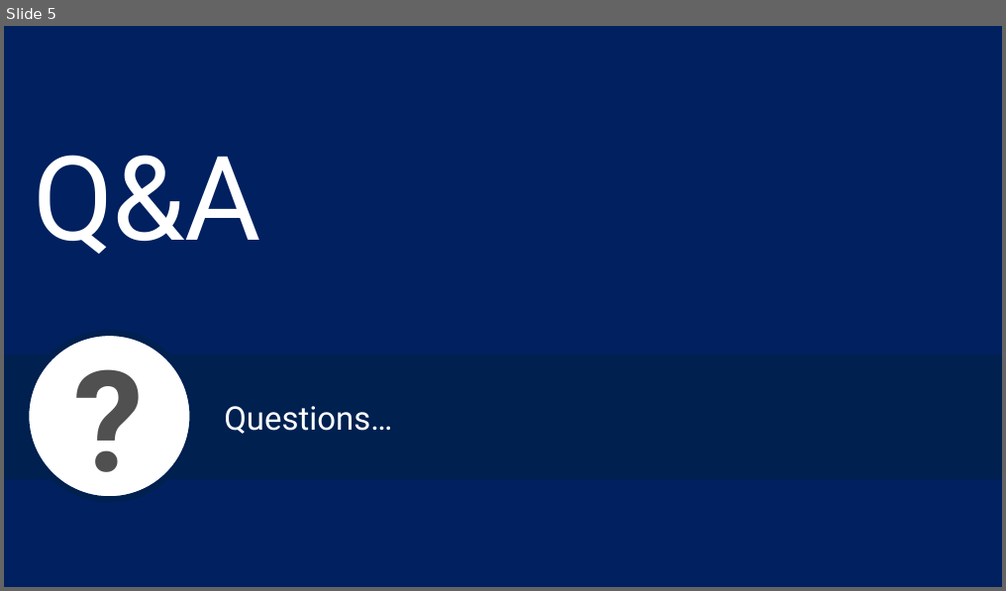
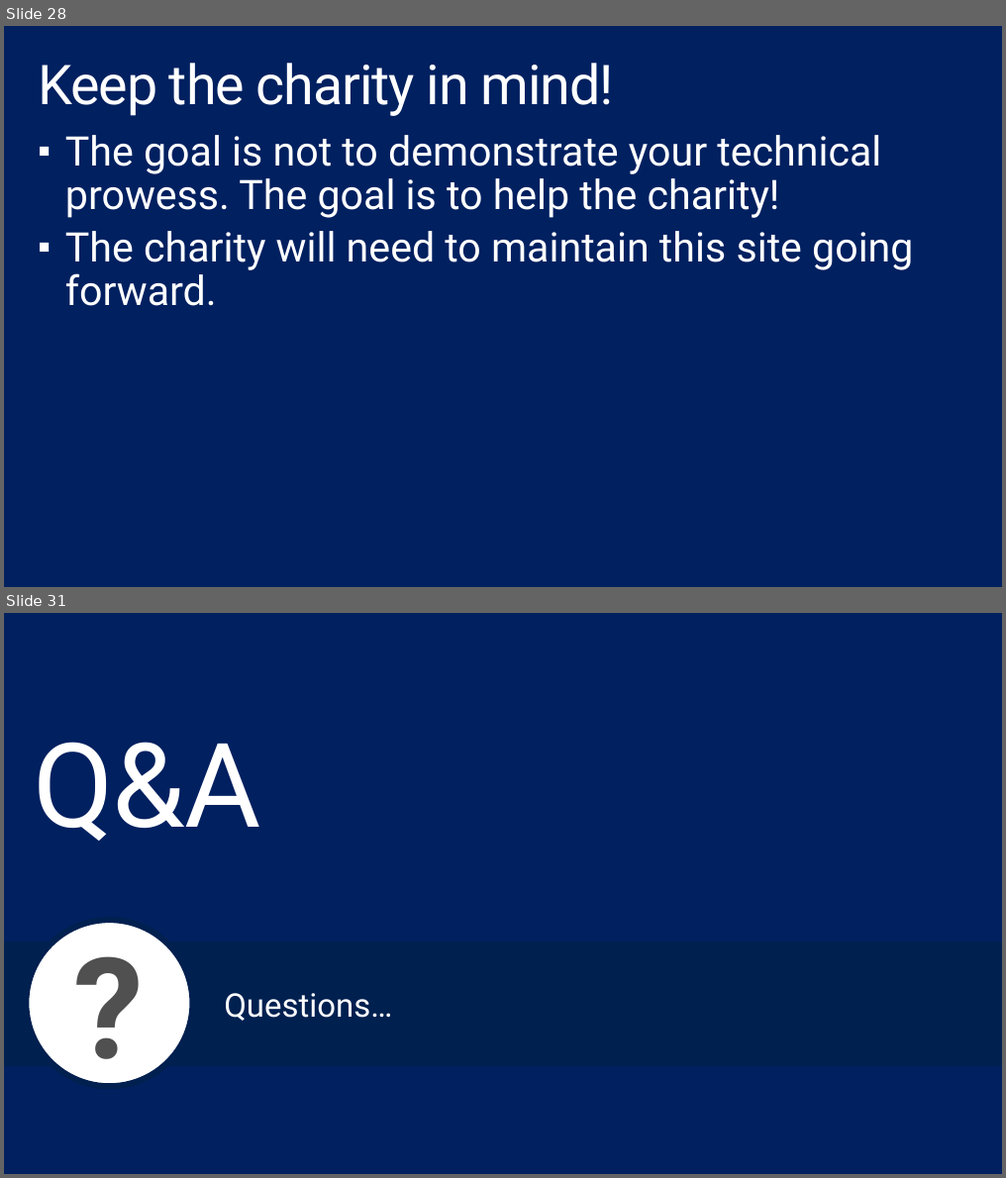
Before and after one commit to shawnweisfeld/20160906_GiveCampDevBootcamp, a slide deck: DevBootcamp.pptx. Shown one above the other, each under a label of ours: slide 5 before the commit, slides 28 and 31 after it; the slides between them are not shown. The pictures are 1006x591 and 1006x1178 pixels, drawn with LibreOffice and Linux fonts; fonts in the diff are those of the drawing; background and template pictures are left out. Boxes give left, top, right and bottom in pixels: in the first picture for what was removed or moved away, otherwise in the second. Text is boxed around its words. In the diff, an @@ line names an element or a change of style, - is before the commit and + after.

```diff
--- a/DevBootcamp.pptx
+++ b/DevBootcamp.pptx
@@ slide 28 added at (x1=4, y1=26, x2=1002, y2=587), background #002060 @@
@@ title added at (x1=38, y1=63, x2=614, y2=116), 54 pt, text #FFFFFF @@
+Keep the charity in mind!
@@ text added at (x1=65, y1=135, x2=913, y2=306), 40 pt, text #FFFFFF @@
+▪ The goal is not to demonstrate your technical prowess. The goal is to help the charity!
+▪ The charity will need to maintain this site going forward.
@@ what was slide 5 is now slide 31 @@
```
Also in this commit, not shown: 3 slides changed, 25 other slides added.
